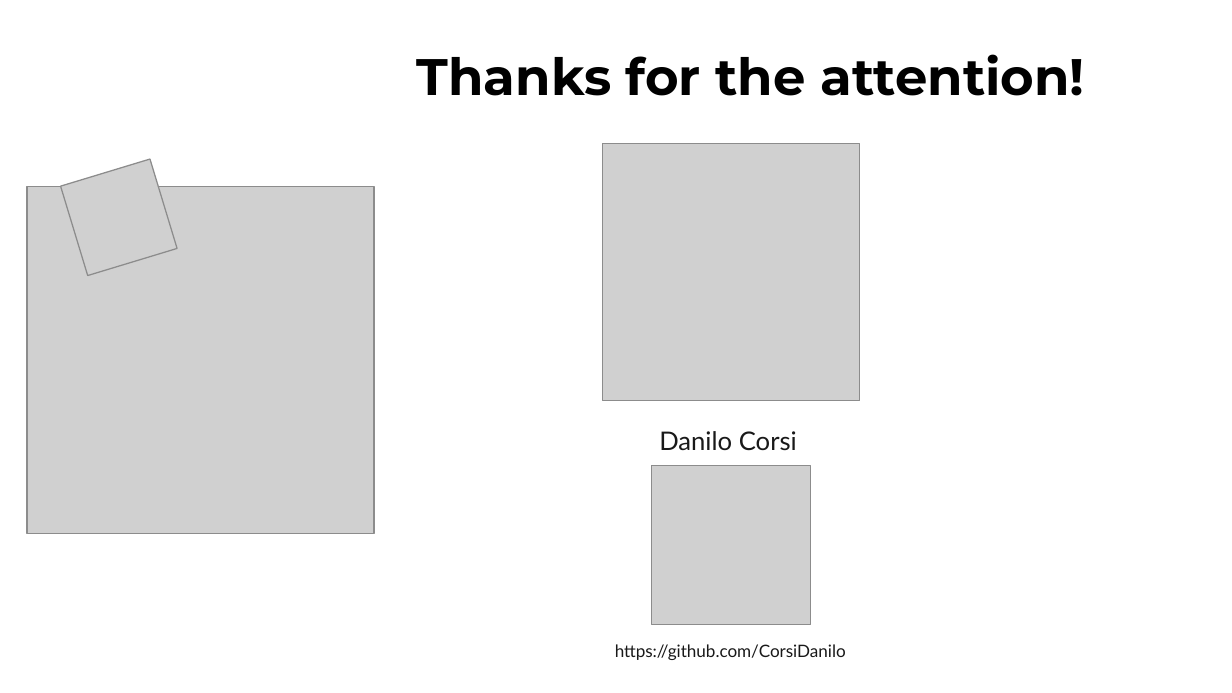
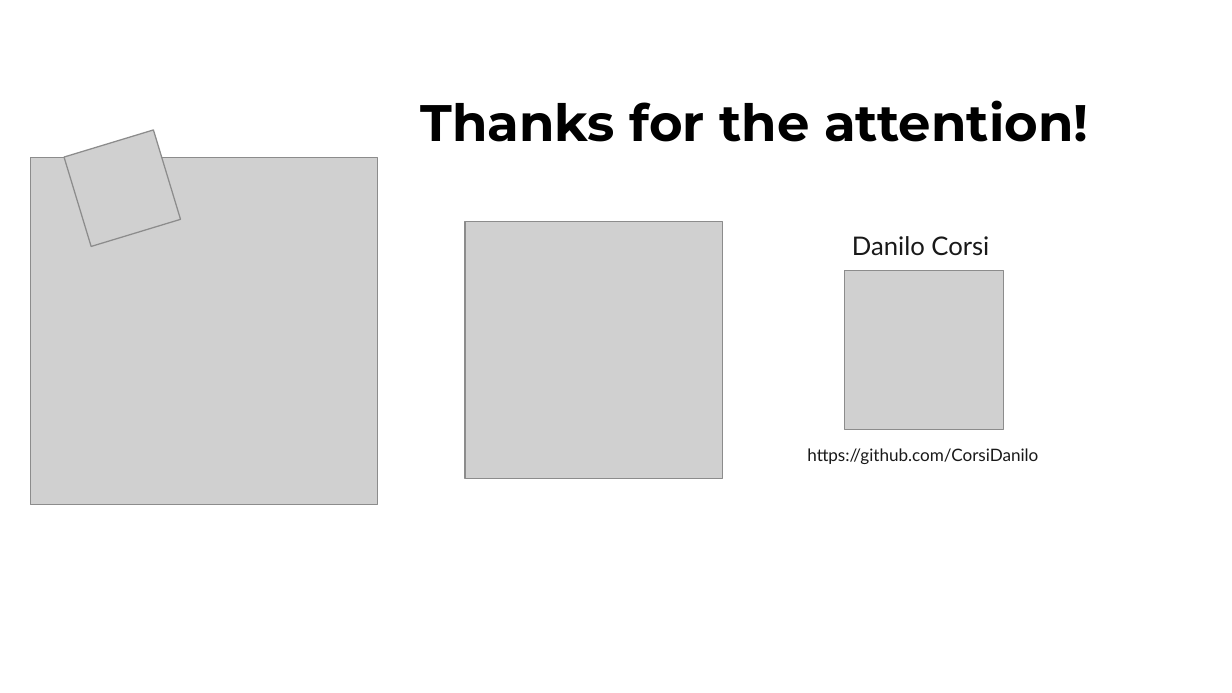
Before and after one commit to CorsiDanilo/bitcoin-price-prediction-with-pyspark, a slide deck: slide 31 of presentation/presentation.pptx (slide 30 before the commit). Drawn at 1232x693 pixels with LibreOffice and Linux fonts; fonts in the diff are those of the drawing; grey boxes stand for pictures. Boxes give left, top, right and bottom in pixels: in the first picture for what was removed or moved away, otherwise in the second. Text is boxed around its words. In the diff, an @@ line names an element or a change of style, - is before the commit and + after.

```diff
--- a/presentation/presentation.pptx
+++ b/presentation/presentation.pptx
@@ text "Thanks for the attention!": place and size @@
-text "Thanks for the attention!" at (417, 54, 1084, 96)
+text "Thanks for the attention!" at (420, 100, 1088, 142)
@@ picture: place and size @@
-picture at (61, 158, 178, 275)
+picture at (64, 130, 180, 247)
@@ picture: place and size @@
-picture at (27, 187, 375, 535)
+picture at (31, 158, 378, 505)
@@ picture: place and size @@
-picture at (602, 144, 860, 402)
+picture at (466, 222, 723, 479)
@@ text "Danilo Corsi": place and size @@
-text "Danilo Corsi" at (659, 431, 797, 451)
+text "Danilo Corsi" at (852, 236, 989, 256)
@@ picture: place and size @@
-picture at (652, 466, 811, 625)
+picture at (844, 270, 1003, 429)
@@ text "https://github.com/CorsiDanilo": place and size @@
-text "https://github.com/CorsiDanilo" at (615, 644, 846, 660)
+text "https://github.com/CorsiDanilo" at (807, 448, 1038, 464)
```
Also in this commit, not shown: 12 other slides changed, 1 slide added, 14 other files.
